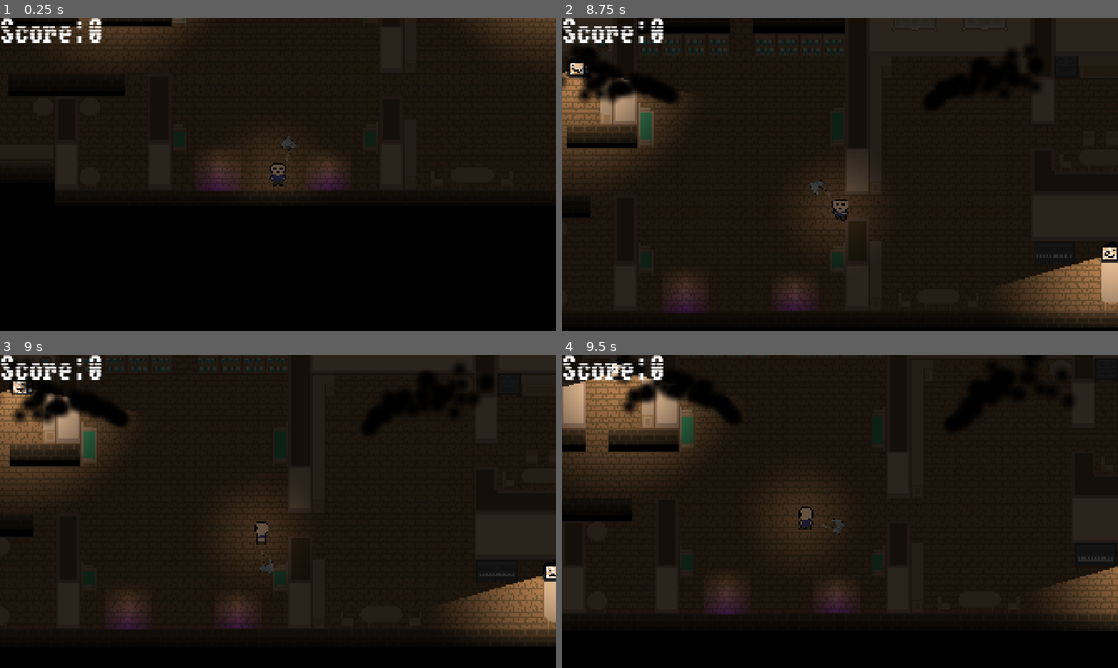
Above: before the commit, frames 1-4 (two rows, left to right).
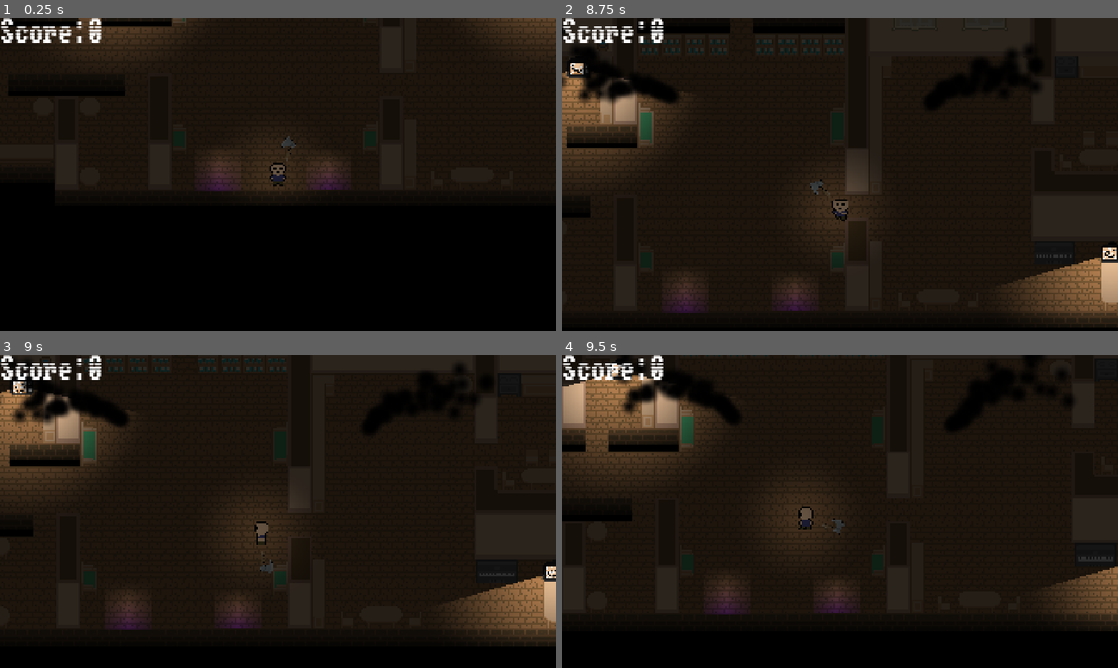
Above: after the commit, the same moments.

Repository: c-bejar/Night-of-the-Black-Spirits
Game: Godot game, scene res://Areas/House/house.tscn
Same seed, same stepped clock (60 frames per second), same inputs: the game is played once before the commit and once after it.
Inputs (mouse positions are in pixels of both pictures, inside the frame that each line leads up to):
- Up to frame 1 (0.25 s): no input
- Up to frame 2 (8.75 s): tap Enter at 0.5 s; move the mouse to (812, 237) at 0.52 s; hold W (move_up) 0.53-2.03 s; click (812, 237) at 0.6 s; move the mouse to (1006, 221) at 1.27 s; click (1006, 221) at 1.35 s; move the mouse to (673, 127) at 2.02 s; hold A (move_left) 2.03-3.53 s; click (673, 127) at 2.1 s; move the mouse to (867, 174) at 2.77 s; click (867, 174) at 2.85 s; move the mouse to (756, 96) at 3.52 s; hold S (move_down) 3.53-4.28 s; click (756, 96) at 3.6 s; move the mouse to (962, 158) at 4.27 s; hold D (move_right) 4.28-5.03 s; click (962, 158) at 4.35 s; move the mouse to (728, 190) at 5.02 s; hold W (move_up) 5.03-5.78 s; click (728, 190) at 5.1 s; move the mouse to (895, 105) at 5.77 s; hold D (move_right) 5.78-8.03 s; click (895, 105) at 5.85 s; move the mouse to (812, 237) at 6.52 s; click (812, 237) at 6.6 s; move the mouse to (1006, 221) at 7.27 s; click (1006, 221) at 7.35 s; move the mouse to (673, 127) at 8.02 s; hold S (move_down) from 8.03 s (still down); click (673, 127) at 8.1 s
- Up to frame 3 (9 s): move the mouse to (305, 511) at 8.77 s; release S (move_down) at 8.78 s; hold A (move_left) from 8.78 s (still down); click (305, 511) at 8.85 s
- Up to frame 4 (9.5 s): keep holding A (move_left)

Frames 1-2 are identical in both runs. In frame 3, less than 0.1% of the frame differs, in the area x 2-100%, y 8-72%; in frame 4, nothing differs.

Commit message:
change: PropertyTweener to Tween

Diff:
--- a/Globals/globals.gd
+++ b/Globals/globals.gd
@@ -15,5 +15,6 @@
 var timer_amount: float = 1.0
 
 func _ready() -> void:
-	var tween: PropertyTweener = self.create_tween().tween_property(self, "timer_amount", 0, 300)
+	var tween: Tween = self.create_tween()
+	tween.tween_property(self, "timer_amount", 0, 300)
 	tween.set_trans(Tween.TRANS_CIRC)
